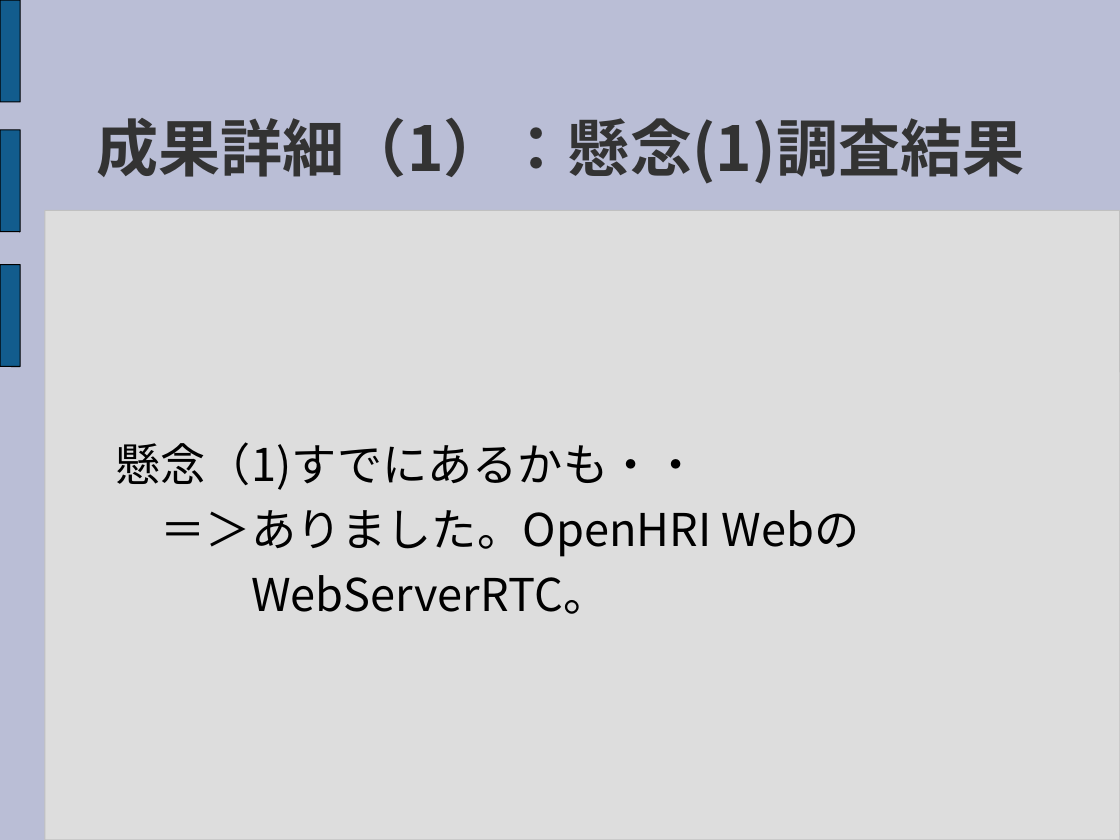
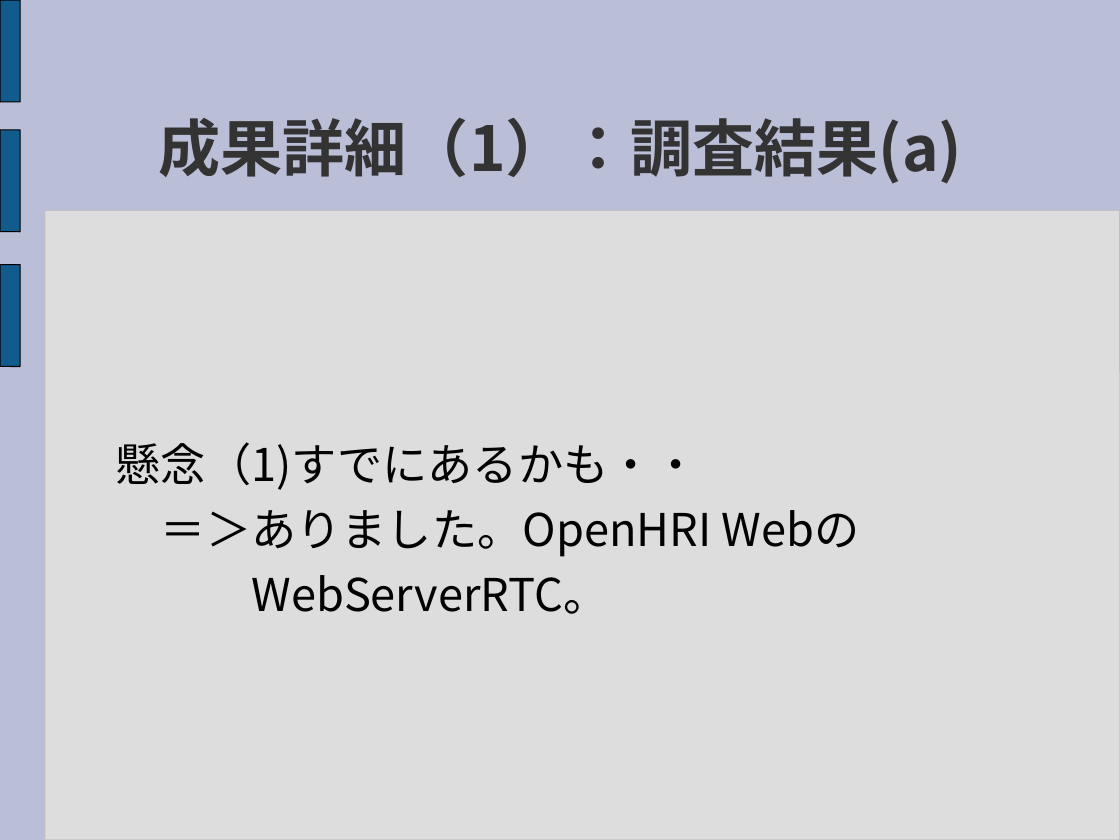
Before and after one commit to sec-d04/RTMWeb, a slide deck: slide 8 of Document/Presentation/RTMWeb_ResearchPresentation.ppt. Drawn at 1120x840 pixels with LibreOffice and Linux fonts; fonts in the diff are those of the drawing. Boxes give left, top, right and bottom in pixels: in the first picture for what was removed or moved away, otherwise in the second. Text is boxed around its words. In the diff, an @@ line names an element or a change of style, - is before the commit and + after.

```diff
--- a/Document/Presentation/RTMWeb_ResearchPresentation.ppt
+++ b/Document/Presentation/RTMWeb_ResearchPresentation.ppt
@@ title at (159, 118, 963, 184): text changed @@
-成果詳細（1）：懸念(1)調査結果
+成果詳細（1）：調査結果(a)
```
Also in this commit, not shown: 9 other slides changed.
